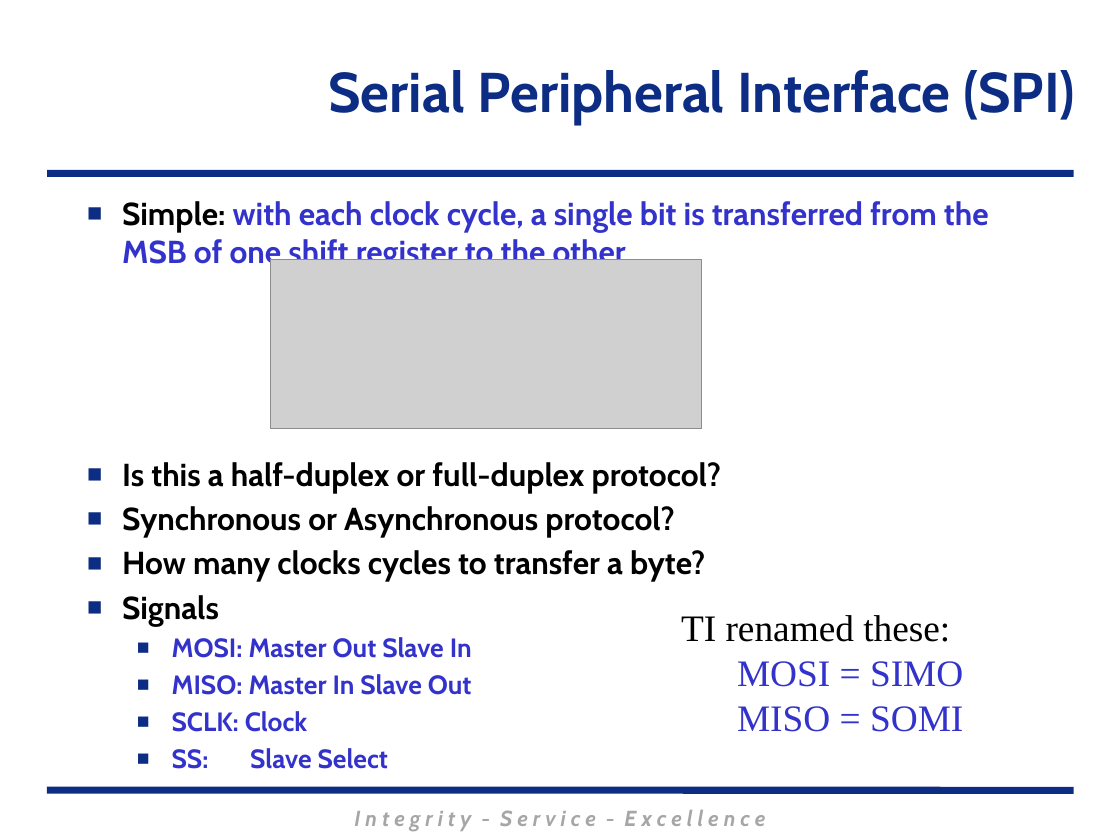
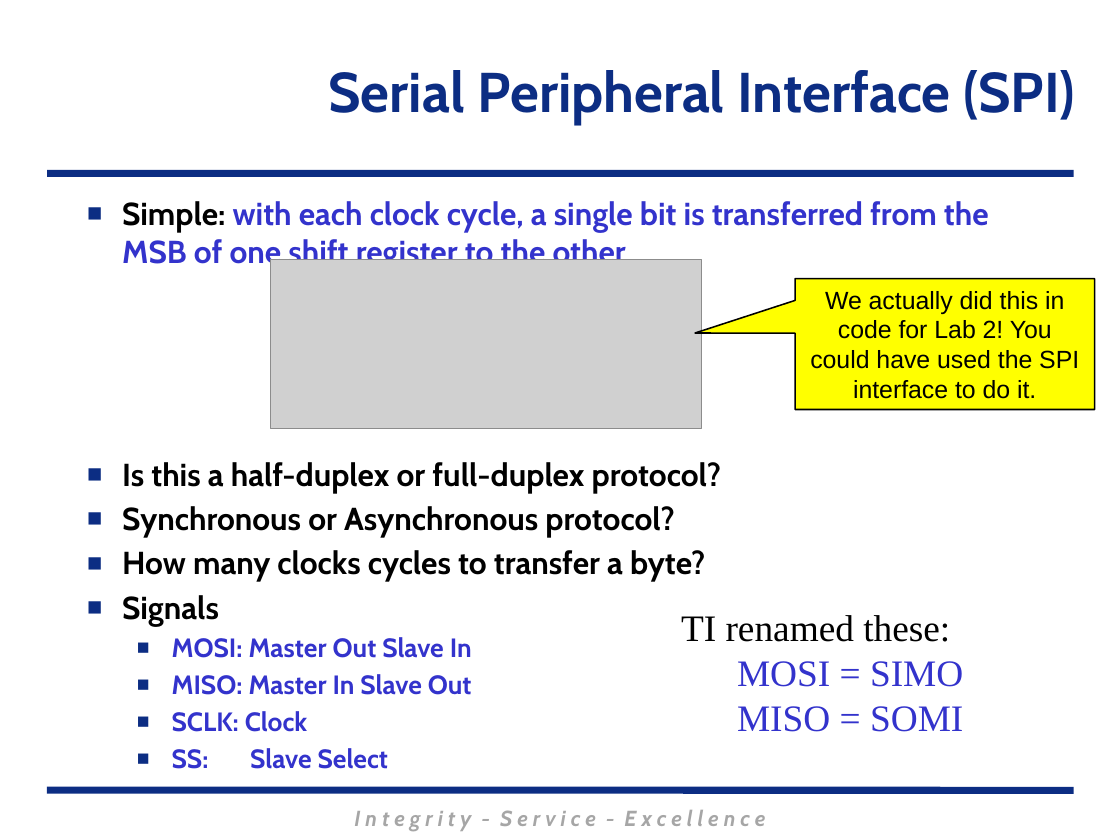
Before and after one commit to MarsUniversity/ECE382, a slide deck: slide 11 of source/lessons/lsn26-27-28/Lsn26-27-28.pptx (slide 18 before the commit). Drawn at 1120x840 pixels with LibreOffice and Linux fonts; fonts in the diff are those of the drawing; grey boxes stand for pictures; background and template pictures are left out. Boxes give left, top, right and bottom in pixels: in the first picture for what was removed or moved away, otherwise in the second. Text is boxed around its words. In the diff, an @@ line names an element or a change of style, - is before the commit and + after.

```diff
--- a/source/lessons/lsn26-27-28/Lsn26-27-28.pptx
+++ b/source/lessons/lsn26-27-28/Lsn26-27-28.pptx
@@ speech box added at (x1=795, y1=279, x2=1094, y2=410), fill #FFFF00, outline #000000 1 pt, 16 pt, text #000000 @@
+We actually did this in code for Lab 2! You could have used the SPI interface to do it.
```
Also in this commit, not shown: 4 other slides changed, 5 slides added, 1 slide removed, 3 other files.
